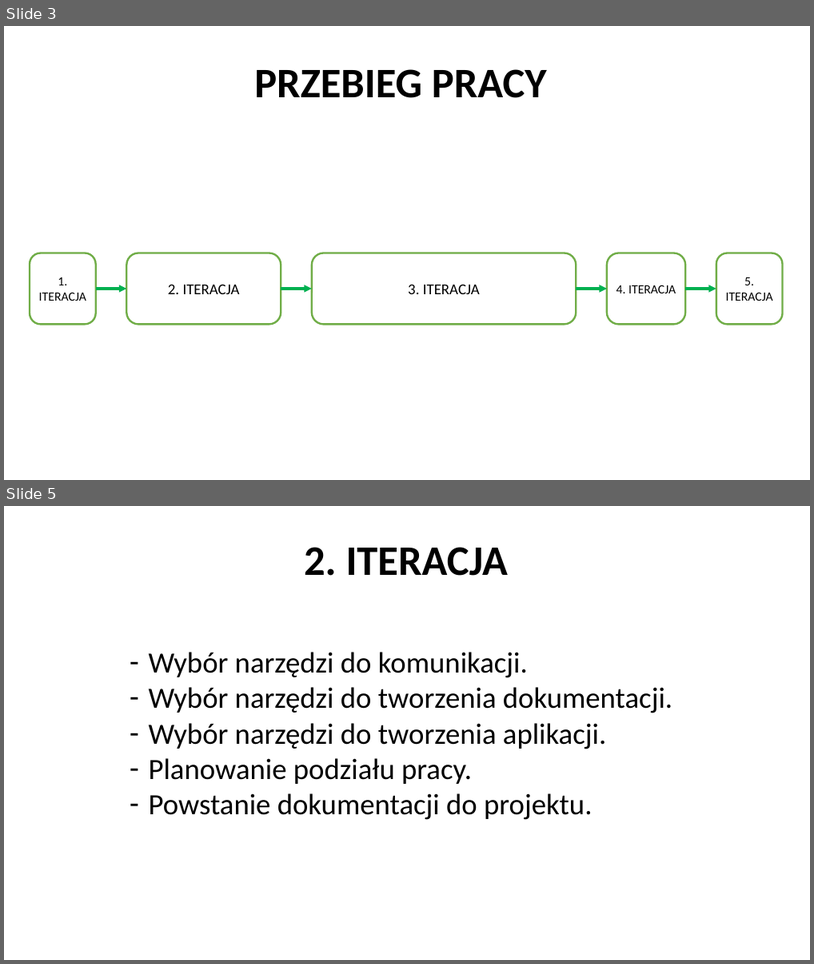
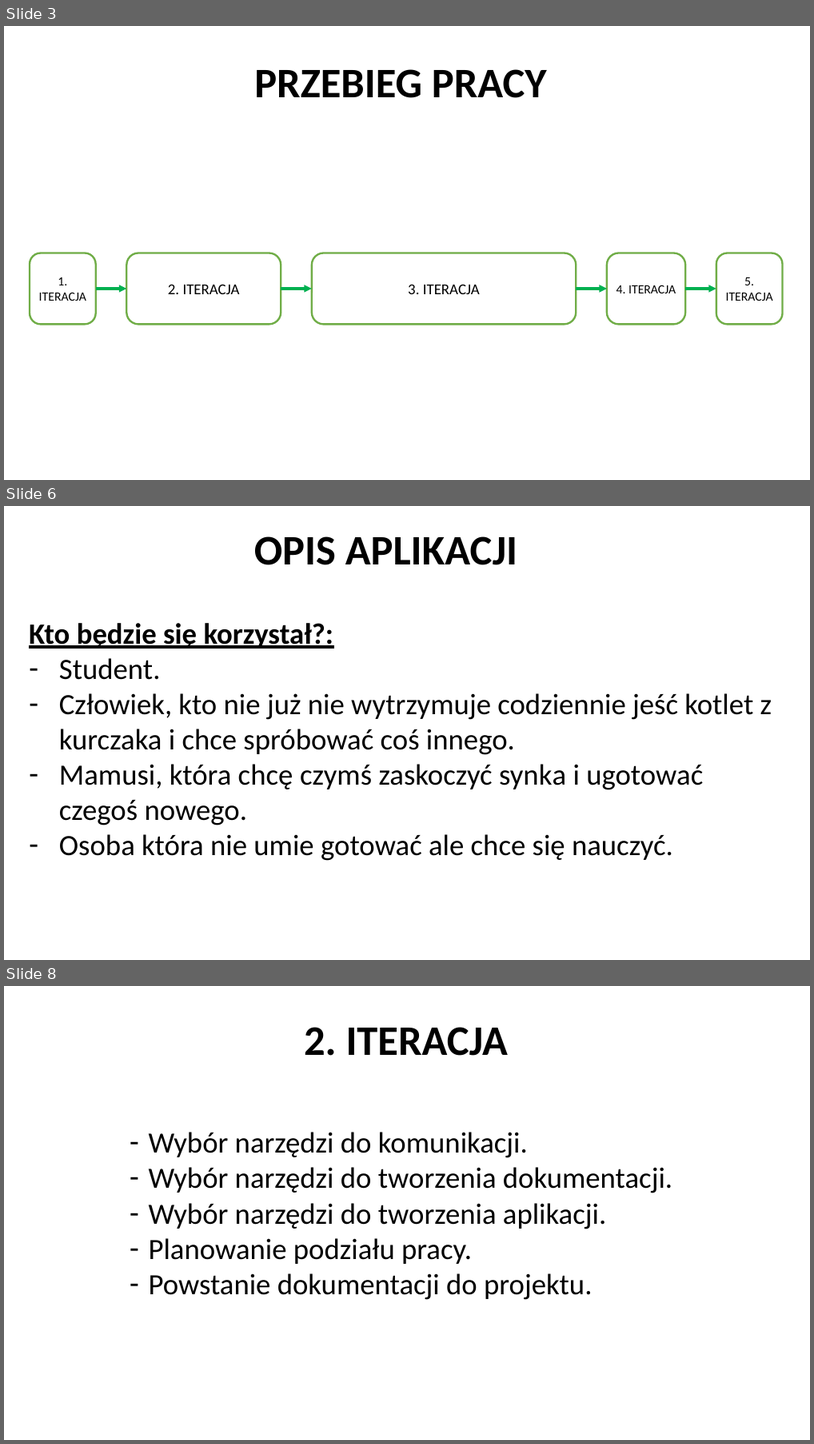
Before and after one commit to ivanprokopets/Team-Project, a slide deck: Documentation/Presentation/Presentation.pptx. Shown one above the other, each under a label of ours: slides 3 and 5 before the commit, slides 3, 6 and 8 after it; the slides between them are not shown. The pictures are 814x964 and 814x1444 pixels, drawn with LibreOffice and Linux fonts; fonts in the diff are those of the drawing; background and template pictures are left out. Boxes give left, top, right and bottom in pixels: in the first picture for what was removed or moved away, otherwise in the second. Text is boxed around its words. In the diff, an @@ line names an element or a change of style, - is before the commit and + after.

```diff
--- a/Documentation/Presentation/Presentation.pptx
+++ b/Documentation/Presentation/Presentation.pptx
@@ slide 6 added at [4,506,810,960], background picture (left out) @@
@@ text added at [254,536,518,565], 50 pt, text #000000, bold @@
+OPIS APLIKACJI
@@ text added at [29,623,773,860], 35 pt, text #000000 @@
+Kto będzie się korzystał?:
+– Student.
+– Człowiek, kto nie już nie wytrzymuje codziennie jeść kotlet z kurczaka i chce spróbować coś innego.
+– Mamusi, która chcę czymś zaskoczyć synka i ugotować czegoś nowego.
+– Osoba która nie umie gotować ale chce się nauczyć.
@@ what was slide 5 is now slide 8 @@
```
Also in this commit, not shown: 1 slide changed, 15 other slides added.
